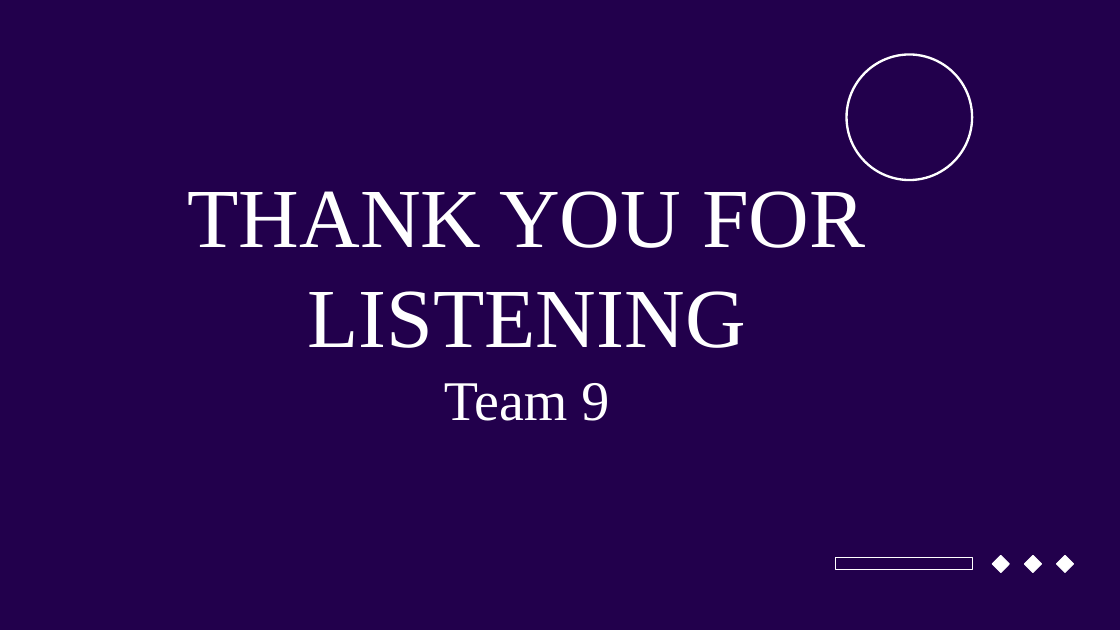
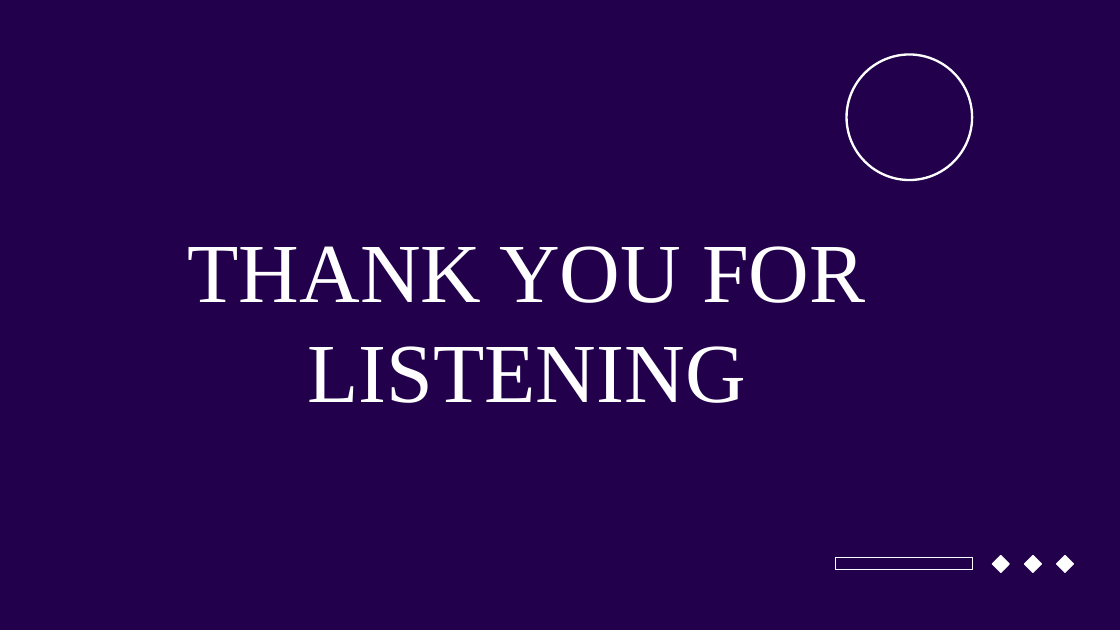
Before and after one commit to manhph81/ERP, a slide deck: slide 31 of 9_ERP đã chỉnh.pptx. Drawn at 1120x630 pixels with LibreOffice and Linux fonts; fonts in the diff are those of the drawing; background and template pictures are left out. Boxes give left, top, right and bottom in pixels: in the first picture for what was removed or moved away, otherwise in the second. Text is boxed around its words. In the diff, an @@ line names an element or a change of style, - is before the commit and + after.

```diff
--- a/9_ERP đã chỉnh.pptx
+++ b/9_ERP đã chỉnh.pptx
@@ title at [188,246,865,403]: text changed @@
-THANK YOU FOR LISTENING
-Team 9
+THANK YOU FOR LISTENING
```
Also in this commit, not shown: 1 other slide changed.
